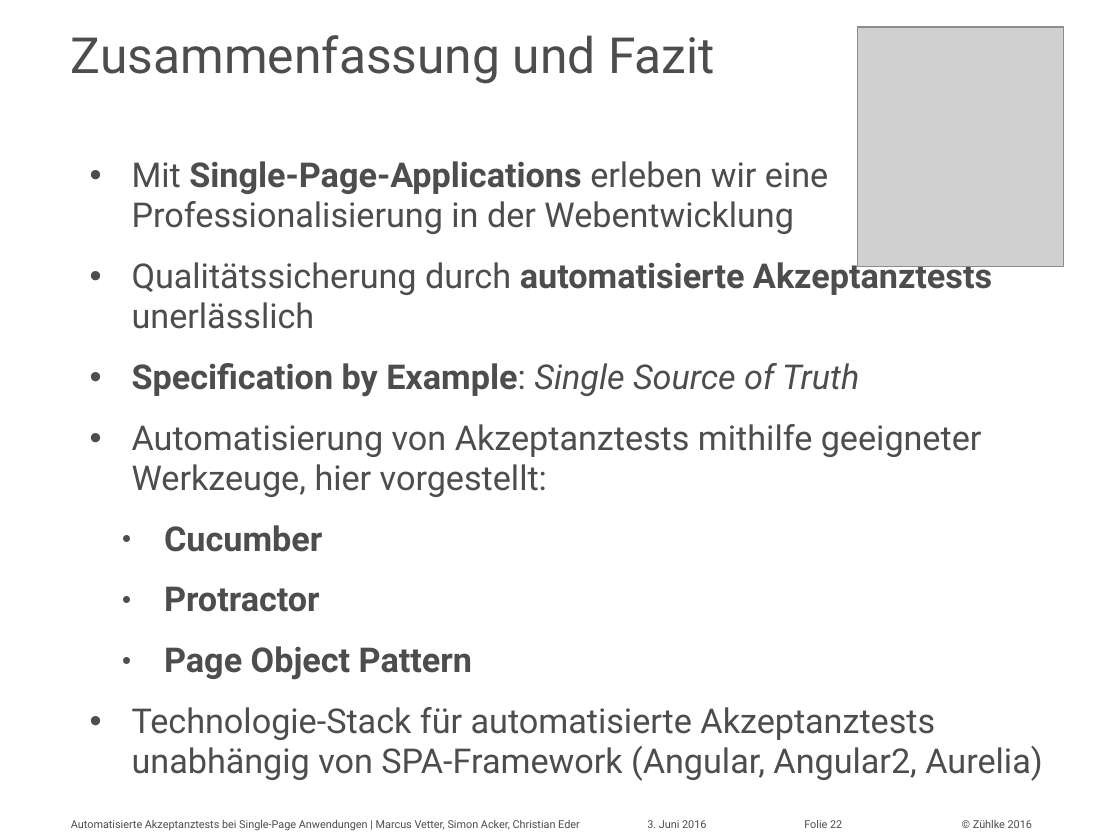
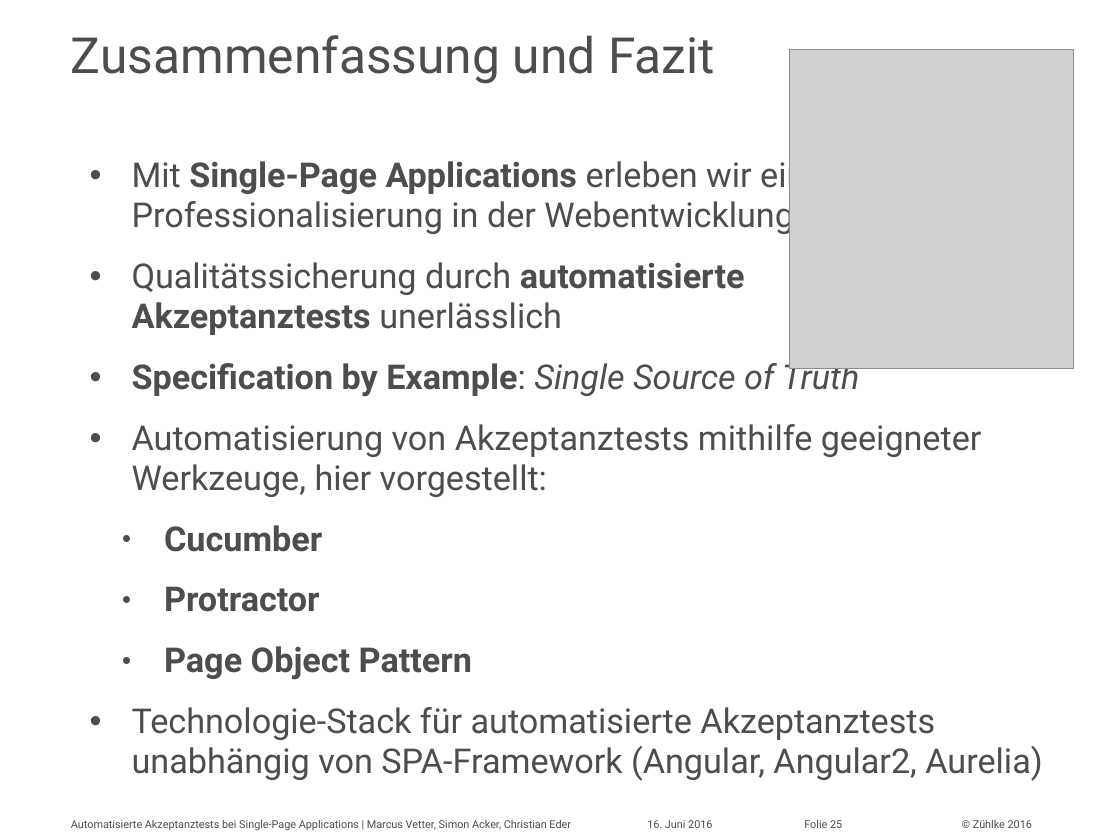
Before and after one commit to marcusvetter/yoda-chat, a slide deck: slide 25 of Vortrag_KE2016_MAVE_SIA.pptx (slide 22 before the commit). Drawn at 1120x840 pixels with LibreOffice and Linux fonts; fonts in the diff are those of the drawing; grey boxes stand for pictures. Boxes give left, top, right and bottom in pixels: in the first picture for what was removed or moved away, otherwise in the second. Text is boxed around its words. In the diff, an @@ line names an element or a change of style, - is before the commit and + after.

```diff
--- a/Vortrag_KE2016_MAVE_SIA.pptx
+++ b/Vortrag_KE2016_MAVE_SIA.pptx
@@ picture removed at bbox=[858, 27, 1064, 267] @@
@@ picture added at bbox=[790, 49, 1073, 368] @@
@@ text in rectangle at bbox=[132, 156, 823, 236]: text changed @@
-• Mit Single-Page-Applications erleben wir eine Professionalisierung in der Webentwicklung
+• Mit Single-Page Applications erleben wir eine
+  Professionalisierung in der Webentwicklung
@@ text at bbox=[71, 820, 571, 830]: text changed @@
-Automatisierte Akzeptanztests bei Single-Page Anwendungen | Marcus Vetter, Simon Acker, Christian Eder
+Automatisierte Akzeptanztests bei Single-Page Applications | Marcus Vetter, Simon Acker, Christian Eder
@@ text at bbox=[647, 820, 712, 828]: text changed @@
-3. Juni 2016
+16. Juni 2016
@@ page number at bbox=[804, 820, 842, 828]: text changed @@
-Folie 22
+Folie 25
```
Also in this commit, not shown: 22 other slides changed, 3 slides added, 1 other file.
